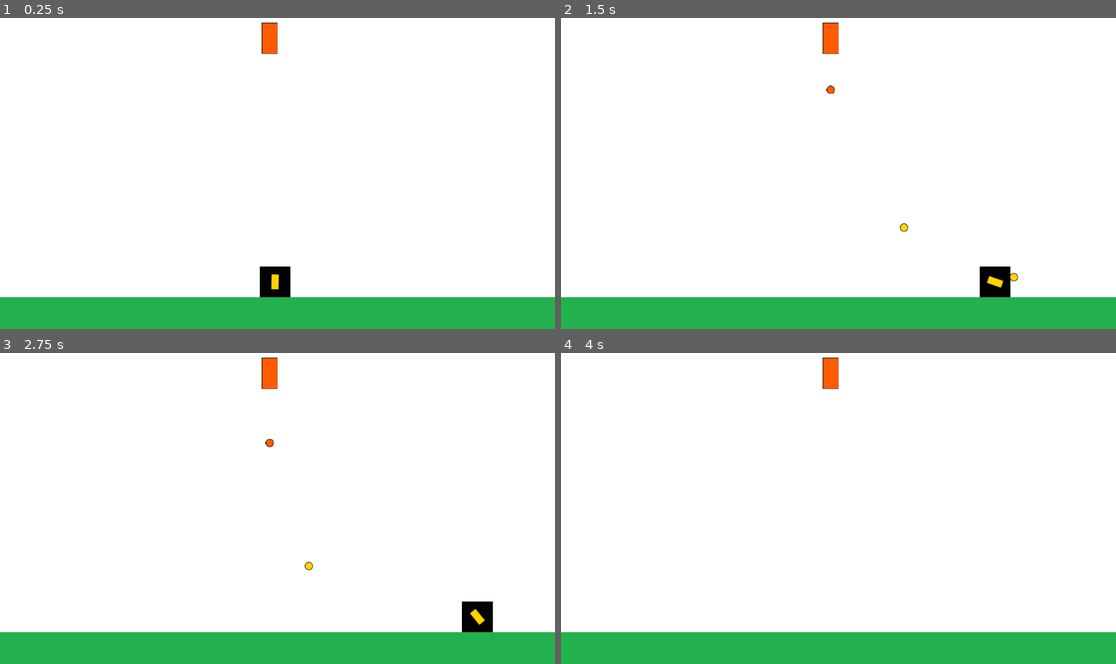
Above: before the commit, frames 1-4 (two rows, left to right).
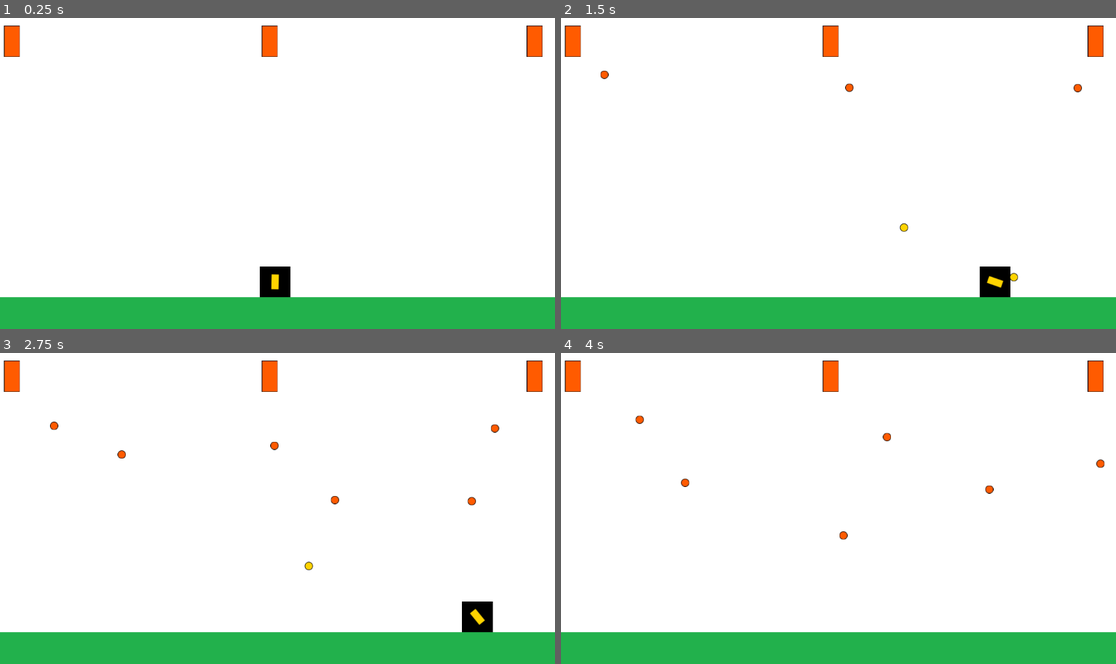
Above: after the commit, the same moments.

Repository: AxelLopezGarabal/IDV_2024_S2
Game: Godot game, scene res://main.tscn
Same seed, same stepped clock (60 frames per second), same inputs: the game is played once before the commit and once after it.
Inputs (mouse positions are in pixels of both pictures, inside the frame that each line leads up to):
- Up to frame 1 (0.25 s): no input
- Up to frame 2 (1.5 s): tap Enter at 0.5 s; move the mouse to (960, 157) at 0.52 s; hold Right (Right) 0.53-1.28 s; click (960, 157) at 0.6 s; move the mouse to (727, 189) at 1.27 s; hold Left (Left) from 1.28 s (still down); click (727, 189) at 1.35 s
- Up to frame 3 (2.75 s): move the mouse to (333, 440) at 2.02 s; release Left (Left) at 2.03 s; hold Right (Right) from 2.03 s (still down); click (333, 440) at 2.1 s
- Up to frame 4 (4 s): move the mouse to (810, 570) at 2.77 s; click (810, 570) at 2.85 s; move the mouse to (1005, 555) at 3.52 s; release Right (Right) at 3.53 s; hold Left (Left) from 3.53 s (still down); click (1005, 555) at 3.6 s

The runs differ from the first frame. In frame 1, 0.7% of the frame differs, in the area x 0-98%, y 1-13%; in frame 2, 0.8%; in frame 3, 0.9%, in the area x 0-98%, y 1-50%; in frame 4, 0.9%.

Commit message:
added: more turrets

Diff:
--- a/entrega_1&2_lopezgaxel/main.tscn
+++ b/entrega_1&2_lopezgaxel/main.tscn
@@ -11,6 +11,8 @@
 func _ready():
 	$Player.set_bullet_container(self)
 	$Turret.set_values($Player, self)
+	$Turret2.set_values($Player, self)
+	$Turret3.set_values($Player, self)
 "
 
 [node name="Main" type="Node"]
@@ -38,4 +40,10 @@
 position = Vector2(571, 550)
 
 [node name="Turret" parent="." instance=ExtResource("4_r3ydv")]
-position = Vector2(560, 44)
+position = Vector2(560, 50)
+
+[node name="Turret2" parent="." instance=ExtResource("4_r3ydv")]
+position = Vector2(25, 50)
+
+[node name="Turret3" parent="." instance=ExtResource("4_r3ydv")]
+position = Vector2(1110, 50)
--- a/entrega_1&2_lopezgaxel/projectile_mob.tscn
+++ b/entrega_1&2_lopezgaxel/projectile_mob.tscn
@@ -5,3 +5,6 @@
 
 [node name="Projectile" instance=ExtResource("1_e8ykh")]
 texture = ExtResource("2_7cx4o")
+
+[node name="Timer" parent="." index="0"]
+wait_time = 2.0
--- a/entrega_1&2_lopezgaxel/turret.gd
+++ b/entrega_1&2_lopezgaxel/turret.gd
@@ -14,7 +14,7 @@
 
 func fire():
 	var new_bullet:Projectile = projectile.instantiate()
-	new_bullet.set_starting_values(fire_pos.global_position, (fire_pos.global_position - global_position).normalized())
+	new_bullet.set_starting_values(fire_pos.global_position, (-fire_pos.global_position +player.global_position).normalized())
 	projectile_container.add_child(new_bullet)
 	new_bullet.delete_req.connect(_on_projectile_delete_req)
 
